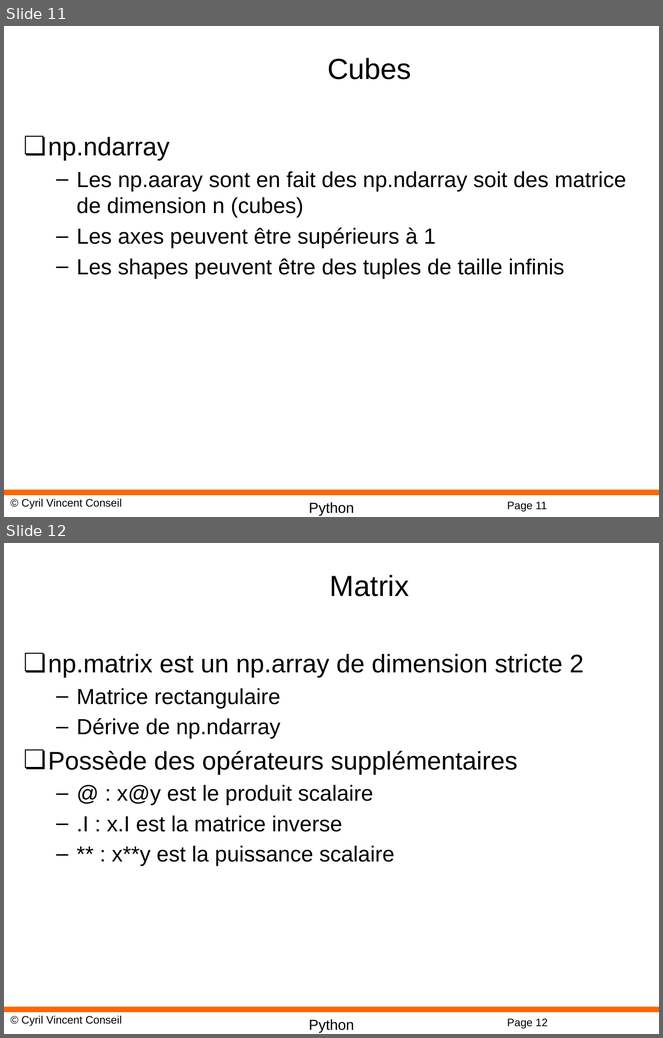
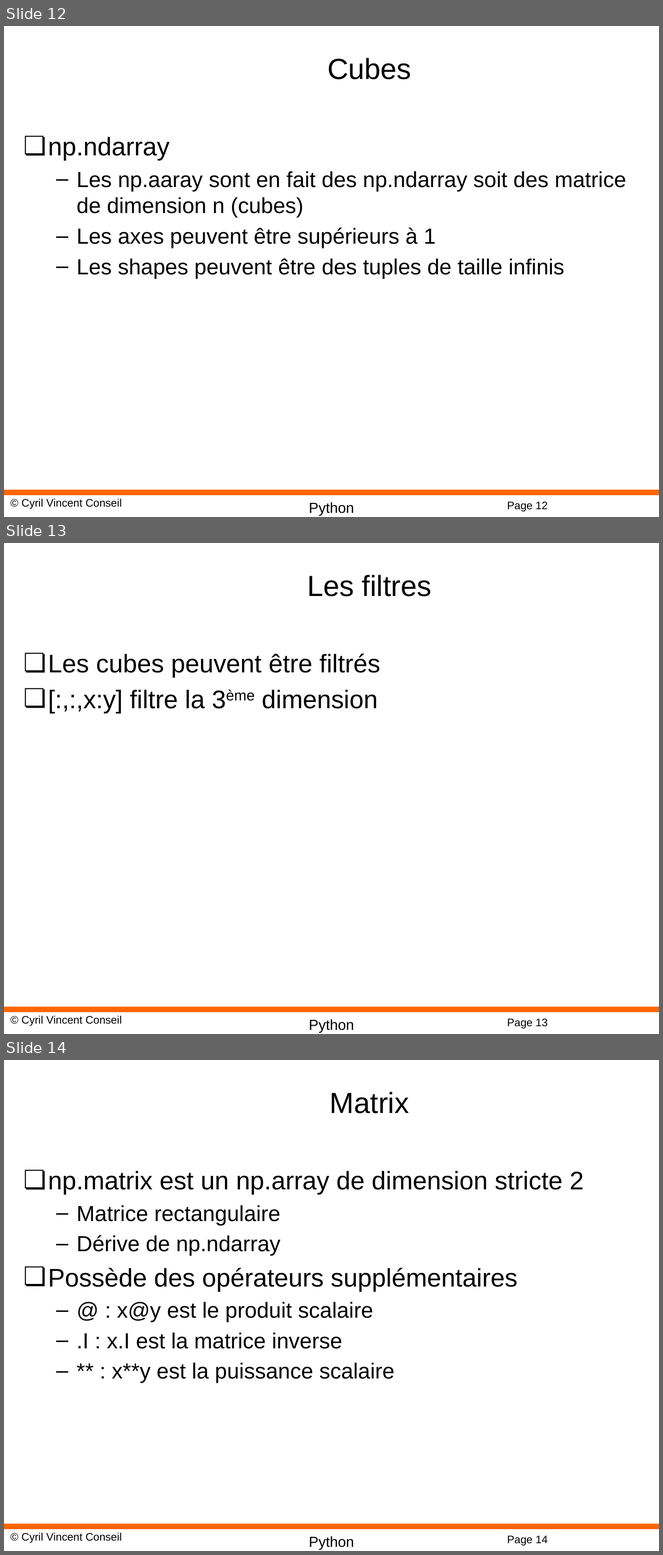
Before and after one commit to cyrilvincent/math, a slide deck: ppt/PythonMath07-NumpyMatrix.pptx. Shown one above the other, each under a label of ours: slides 11 and 12 before the commit, slides 12, 13 and 14 after it. The pictures are 663x1038 and 663x1555 pixels, drawn with LibreOffice and Linux fonts; fonts in the diff are those of the drawing; background and template pictures are left out. Boxes give left, top, right and bottom in pixels: in the first picture for what was removed or moved away, otherwise in the second. Text is boxed around its words. In the diff, an @@ line names an element or a change of style, - is before the commit and + after.

```diff
--- a/ppt/PythonMath07-NumpyMatrix.pptx
+++ b/ppt/PythonMath07-NumpyMatrix.pptx
@@ slide 13 added at (x1=4, y1=543, x2=659, y2=1034), background #FFFFFF; not listed: 4 template elements that a slide beside it also shows @@
@@ title added at (x1=307, y1=575, x2=432, y2=597), 32 pt, text #000000 @@
+Les filtres
@@ text added at (x1=48, y1=654, x2=380, y2=714), 28 pt, text #000000 @@
+❏ Les cubes peuvent être filtrés
+❏ [:,:,x:y] filtre la 3ème dimension
@@ what was slide 11 is now slide 12 @@
@@ page number at (x1=507, y1=502, x2=548, y2=512): text changed @@
-Page 11
+Page 12
@@ what was slide 12 is now slide 14 @@
@@ page number at (x1=507, y1=1536, x2=548, y2=1546): text changed @@
-Page 12
+Page 14
```
Also in this commit, not shown: 1 other slide added, 4 other files.
